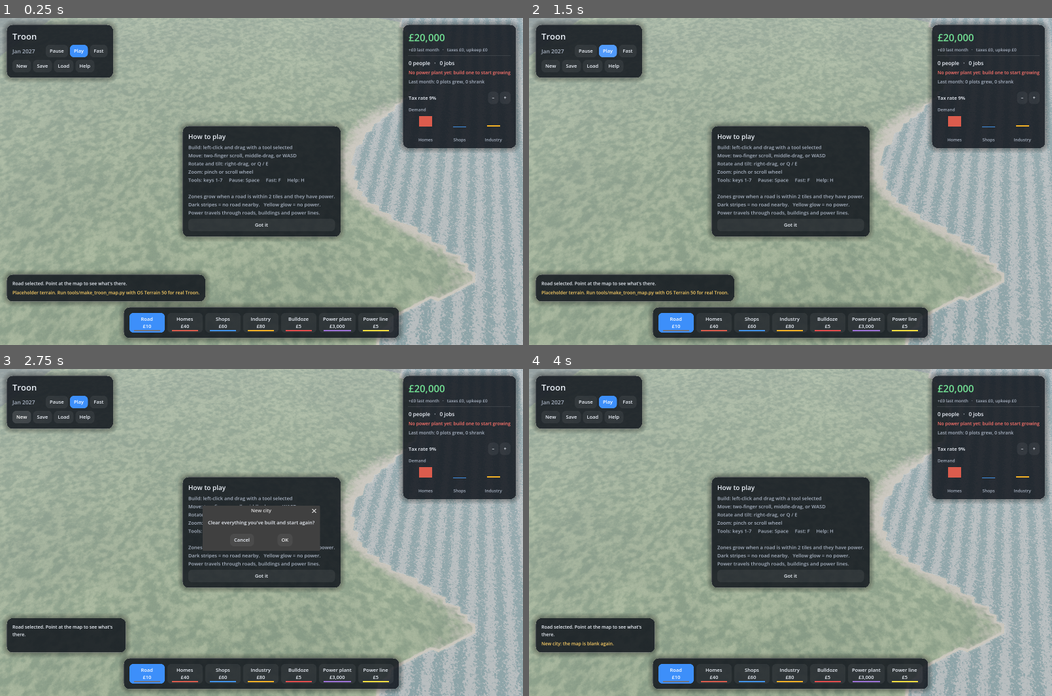
Above: before the commit, frames 1-4 (two rows, left to right).
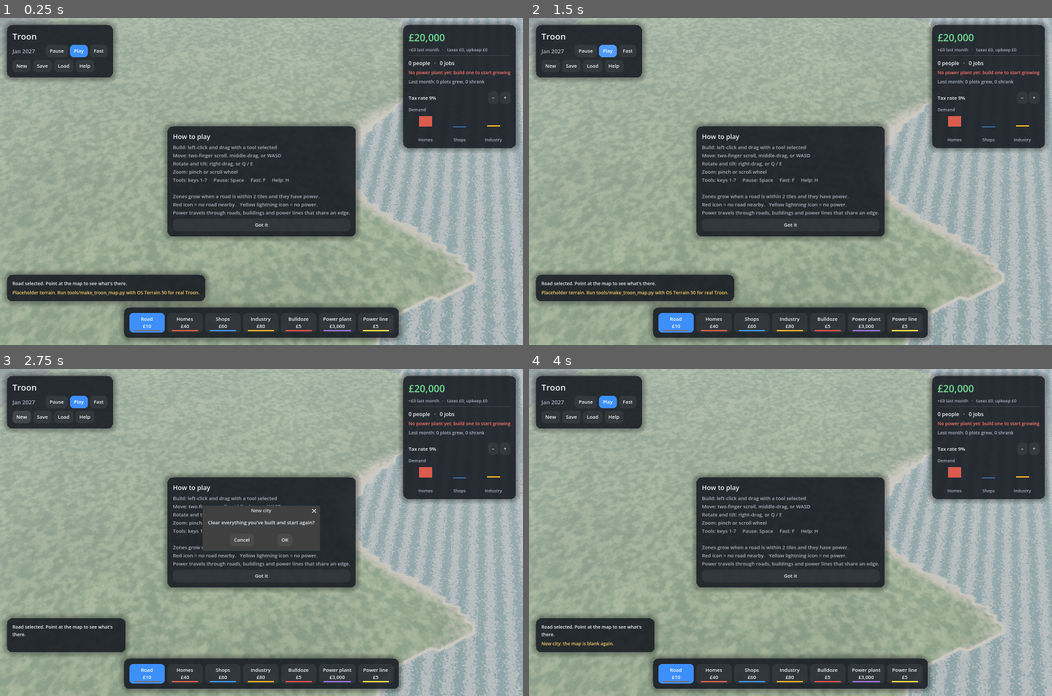
Above: after the commit, the same moments.

Repository: samdickie/city-sim-creator
Game: Godot game, scene res://game3d.tscn
The game is run twice, just before and just after one commit, with the same random seed, the same clock (stepped at 60 frames per second) and the same inputs.
Inputs:
- Up to frame 1 (0.25 s): no input
- Up to frame 2 (1.5 s): click "Play" at 0.5 s; click "Play" at 1.25 s
- Up to frame 3 (2.75 s): click "New" at 2 s
- Up to frame 4 (4 s): click "New" at 2.75 s; click "OK" at 3.5 s

The runs differ from the first frame. In frame 1, 3.8% of the frame differs, in the area x 31-69%, y 32-68%; in frame 2, 3.8%; in frame 3, 3.2%; in frame 4, 3.8%.

Commit message:
Floating warning icons; drawn lines always edge-connected
Co-Authored-By: Claude Opus 5.5 <noreply@anthropic.com>
Claude-Session: https://claude.ai/code/session_01TJfN1XR5FkkXgydyT6DSGx

Diff:
--- a/scripts/game3d.gd
+++ b/scripts/game3d.gd
@@ -255,6 +255,8 @@
 			rig.turn(1.6 * delta)
 	if dir != Vector2.ZERO:
 		rig.pan_direction(dir.normalized(), delta)
+	world.set_view_distance(rig.distance)
+	world.blink(fmod(Time.get_ticks_msec() / 1000.0, 1.0) < 0.7)
 
 	# The game clock: one simulation step per game month.
 	if speed > 0:
@@ -389,10 +391,16 @@
 		if p == b:
 			break
 		var e2 := 2 * err
-		if e2 >= dy:
+		var step_x := e2 >= dy
+		var step_y := e2 <= dx
+		if step_x:
 			err += dy
 			p.x += sx
-		if e2 <= dx:
+		if step_y:
+			if step_x:
+				points.append(p)   # fill the corner so tiles always share an edge
+				if p == b:
+					break
 			err += dx
 			p.y += sy
 	return points
--- a/scripts/hud.gd
+++ b/scripts/hud.gd
@@ -215,8 +215,8 @@
 		"Zoom: pinch or scroll wheel\n" +
 		"Tools: keys 1-7     Pause: Space     Fast: F     Help: H\n\n" +
 		"Zones grow when a road is within %d tiles and they have power.\n" % Settings.ROAD_REACH +
-		"Dark stripes = no road nearby.   Yellow glow = no power.\n" +
-		"Power travels through roads, buildings and power lines.", 15, TEXT_DIM)
+		"Red icon = no road nearby.   Yellow lightning icon = no power.\n" +
+		"Power travels through roads, buildings and power lines that share an edge.", 15, TEXT_DIM)
 	box.add_child(text)
 	var close := _button("Got it", false)
 	close.pressed.connect(func(): help_panel.visible = false)
--- a/scripts/world3d.gd
+++ b/scripts/world3d.gd
@@ -66,6 +66,14 @@
 var cables := MultiMeshInstance3D.new()
 var hover_box := MeshInstance3D.new()
 var hover_material := StandardMaterial3D.new()
+var alerts := Node3D.new()            # floating warning icons above plots
+var _alert_items: Array = []          # [sprite, ground height] for resizing
+var _alert_size := 30.0
+var _power_icon: Texture2D
+var _road_icon: Texture2D
+
+const POWER_ICON_SVG := "<svg xmlns='http://www.w3.org/2000/svg' width='96' height='96'><circle cx='48' cy='48' r='42' fill='#ffd21f' stroke='#16181c' stroke-width='7'/><path d='M54 14 L26 54 H45 L39 84 L70 40 H51 Z' fill='#16181c'/></svg>"
+const ROAD_ICON_SVG := "<svg xmlns='http://www.w3.org/2000/svg' width='96' height='96'><circle cx='48' cy='48' r='42' fill='#e5484d' stroke='#16181c' stroke-width='7'/><rect x='22' y='41' width='52' height='14' rx='3' fill='white'/></svg>"
 var sun := DirectionalLight3D.new()
 
 
@@ -274,6 +282,17 @@
 	hover_box.visible = false
 	add_child(hover_box)
 
+	_power_icon = _svg_texture(POWER_ICON_SVG)
+	_road_icon = _svg_texture(ROAD_ICON_SVG)
+	add_child(alerts)
+
+
+func _svg_texture(svg: String) -> Texture2D:
+	var img := Image.new()
+	img.load_svg_from_string(svg, 1.0)
+	img.generate_mipmaps()
+	return ImageTexture.create_from_image(img)
+
 
 func _new_multimesh(mesh: Mesh, custom_data: bool) -> MultiMesh:
 	var mm := MultiMesh.new()
@@ -322,7 +341,7 @@
 				if reach[i] > Settings.ROAD_REACH:
 					warn.r = 1.0
 				elif power[i] == 0:
-					warn.g = 1.0
+					warn.g = 1.0   # (shown as a floating icon, see _build_alerts)
 			elif t == Tile.POWER_PLANT:
 				tint = Color(0.55, 0.55, 0.55, 0.6)
 			zone_image.set_pixel(x, y, tint)
@@ -331,6 +350,49 @@
 	warn_texture.update(warn_image)
 	_build_roads(tiles)
 	_build_power_lines(tiles)
+	_build_alerts()
+
+
+func _build_alerts() -> void:
+	# A floating icon over every plot that can't grow: no road (red), no power (yellow).
+	for child in alerts.get_children():
+		child.queue_free()
+	_alert_items.clear()
+	for y in map_h:
+		for x in map_w:
+			var warn := warn_image.get_pixel(x, y)
+			if warn.r < 0.5 and warn.g < 0.5:
+				continue
+			var sprite := Sprite3D.new()
+			sprite.texture = _road_icon if warn.r >= 0.5 else _power_icon
+			sprite.billboard = BaseMaterial3D.BILLBOARD_ENABLED
+			sprite.no_depth_test = true
+			sprite.render_priority = 10
+			sprite.texture_filter = BaseMaterial3D.TEXTURE_FILTER_LINEAR_WITH_MIPMAPS
+			var ground := ground_point(Vector2i(x, y))
+			alerts.add_child(sprite)
+			_alert_items.append([sprite, ground])
+	_place_alerts()
+
+
+func set_view_distance(distance: float) -> void:
+	# Keep the warning icons a readable size however far the camera is.
+	var size := clampf(distance * 0.022, 12.0, 120.0)
+	if absf(size - _alert_size) > _alert_size * 0.05:
+		_alert_size = size
+		_place_alerts()
+
+
+func _place_alerts() -> void:
+	for item in _alert_items:
+		var sprite: Sprite3D = item[0]
+		var ground: Vector3 = item[1]
+		sprite.pixel_size = _alert_size / 96.0
+		sprite.position = ground + Vector3.UP * (12.0 + _alert_size * 0.6)
+
+
+func blink(on: bool) -> void:
+	alerts.visible = on
 
 
 func refresh_buildings() -> void:
--- a/shaders/terrain.gdshader
+++ b/shaders/terrain.gdshader
@@ -93,8 +93,7 @@
 		vec4 warn = texture(warn_map, tile_uv);
 		float stripes = step(0.5, fract((p.x + p.y) / 8.0));
 		colour = mix(colour, vec3(0.05), warn.r * stripes * 0.55);           // no road: dark stripes
-		float pulse = 0.5 + 0.5 * sin(time_now * 4.0);
-		colour = mix(colour, vec3(1.0, 0.85, 0.1), warn.g * (0.25 + 0.3 * pulse)); // no power: yellow pulse
+		// (No power is shown by a floating icon instead of a ground colour.)
 	} else {
 		// Outside the playable area: muted, so the edge of the map is clear.
 		colour = mix(colour, vec3(dot(colour, vec3(0.33))), 0.55) * 0.75;
